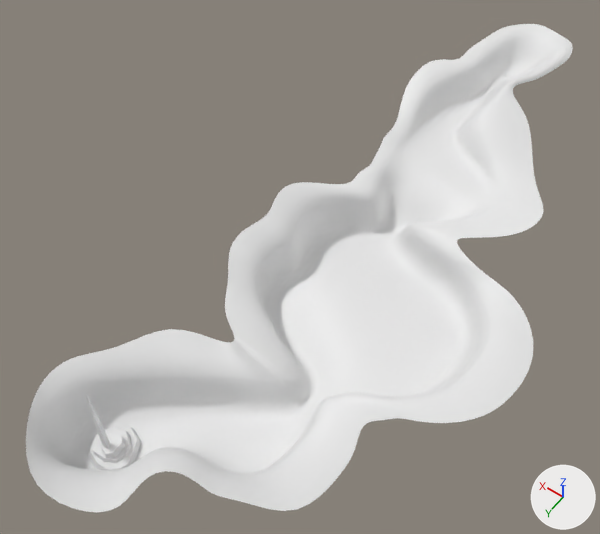
What one commit did to the Blender file Assets/_Project/Assets/Models/Blends/MapBlocking.blend.
Before and after are seen from a 50 mm camera at (-217.0, 671.0, 546.0) aimed at (46.0, 303.0, -33.0). Lighting does not change. The marker at lower right points along +X, +Y and +Z. The older version comes first.

The older version as bpy lines, for what is in view:
```python
me_cube_004 = bpy.data.meshes.new('Cube.004')
me_cube_004.from_pydata(...)  # 240 vertices, 206 faces; spans x -170.0..152.0, y -56.0..584.0, z -95.0..39.0
me_cube_004.polygons.foreach_set('use_smooth', [True] * 206)
me_cube_004.materials.append(None)
me_cylinder_001 = bpy.data.meshes.new('Cylinder.001')
me_cylinder_001.from_pydata(...)  # 16 vertices, 9 faces; spans x -37.5..45.2, y -37.5..49.0, z 18.1..47.8
ob_cliff = bpy.data.objects.new('Cliff', me_cube_004)
ob_cliff.location = (0.3, 2.8, -1.5)
_m = ob_cliff.modifiers.new('Subdivision', 'SUBSURF')
_m = ob_cliff.modifiers.new('Bevel', 'BEVEL')
_m.width = 0.884
_m.width_pct = 0.884
_m.limit_method = 'WEIGHT'
_m = ob_cliff.modifiers.new('Triangulate', 'TRIANGULATE')
_m.quad_method = 'BEAUTY'
_m.keep_custom_normals = True
ob_cylinder_020 = bpy.data.objects.new('Cylinder.020', me_cylinder_001)
ob_cylinder_020.location = (87.1, 513.2, -111.4)
ob_cylinder_020.rotation_euler = (0.0, 0.0, -3.142)  # degrees (0, 0, -180)
ob_cylinder_020.scale = (0.575, 0.575, 0.575)
_m = ob_cylinder_020.modifiers.new('Triangulate', 'TRIANGULATE')
_m.quad_method = 'BEAUTY'
_m.keep_custom_normals = True
```
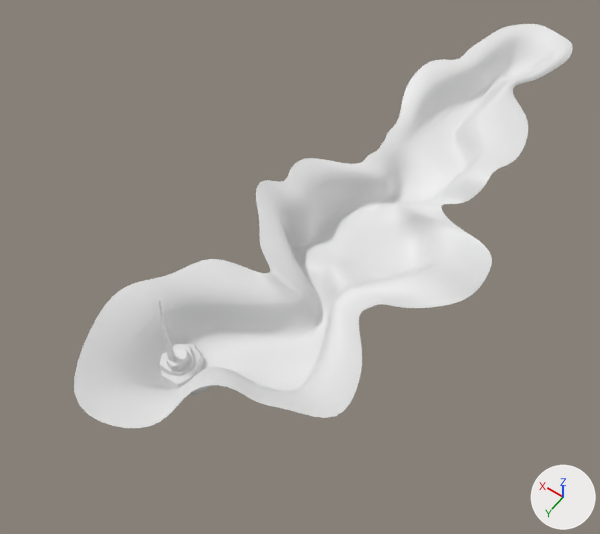
Diff of the bpy script that builds the scene:
```diff
--- a/Assets/_Project/Assets/Models/Blends/MapBlocking.blend.py
+++ b/Assets/_Project/Assets/Models/Blends/MapBlocking.blend.py
@@ me_cube_004 @@
 # used by ob_cliff; location = (0.3, 2.8, -1.5)
-me_cube_004.from_pydata(...)  # 240 vertices, 206 faces; spans x -170.0..152.0, y -56.0..584.0, z -95.0..39.0
+me_cube_004.from_pydata(...)  # 240 vertices, 206 faces; spans x -101.0..150.0, y -56.0..528.0, z -75.0..39.0
+# me_cube_004 part 1: 189 of 240 vertices moved; they spanned x -170.0..152.0, y 98.0..584.0, z -95.0..28.0 and now span x -101.0..150.0, y 95.0..528.0, z -75.0..29.0; mean shift (19.0, -44.0, 15.0); largest move (-113.0, 343.0, -55.0) -> (-26.0, 279.0, -26.0)
@@ ob_cylinder_020 @@
 ob_cylinder_020 = bpy.data.objects.new('Cylinder.020', me_cylinder_001)
-ob_cylinder_020.location = (87.1, 513.2, -111.4)
+ob_cylinder_020.location = (87.1, 428.8, -90.2)
 ob_cylinder_020.rotation_euler = (0.0, 0.0, -3.142)  # degrees (0, 0, -180)
```

Changed parts and their boxes (x1, y1, x2, y2) in the pictures (600 x 534 px; the box of a moved part takes in the faces that stretch with it):
'Cliff', reshaped (9% narrower, 17% shorter): before (26, 24, 573, 512); after (74, 24, 573, 428)
'Cylinder.020', moved: before (88, 427, 141, 470); after (161, 344, 204, 389)
'Cylinder.021', moved: before (93, 429, 131, 463); after (159, 345, 195, 376)
'Cylinder.022', moved: before (101, 434, 125, 458); after (166, 348, 189, 371)
'Towe', moved: before (85, 394, 110, 449); after (159, 300, 175, 362)
part 1 of me_cube_004, moved or reshaped: before (26, 92, 543, 512); after (74, 92, 528, 428)
